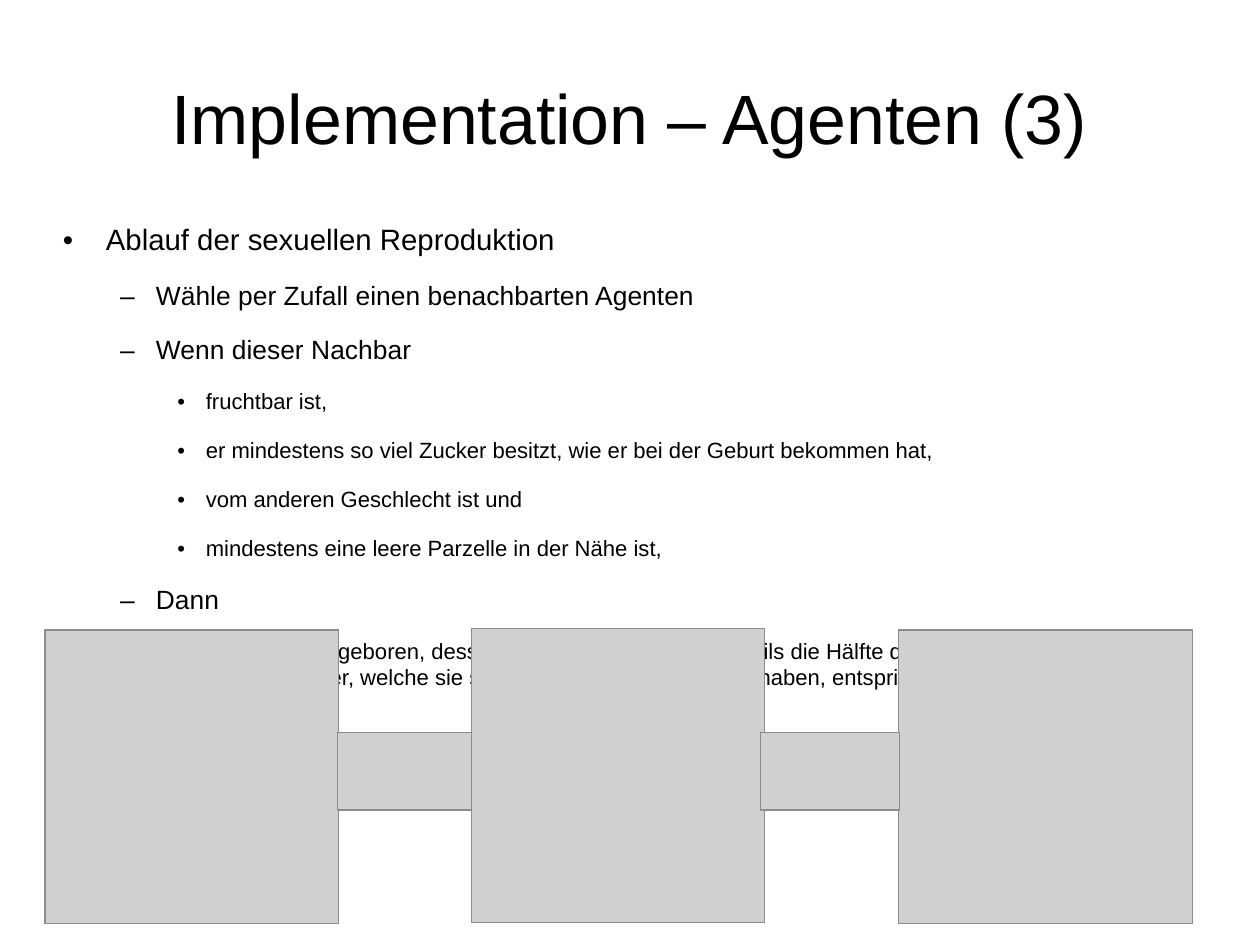
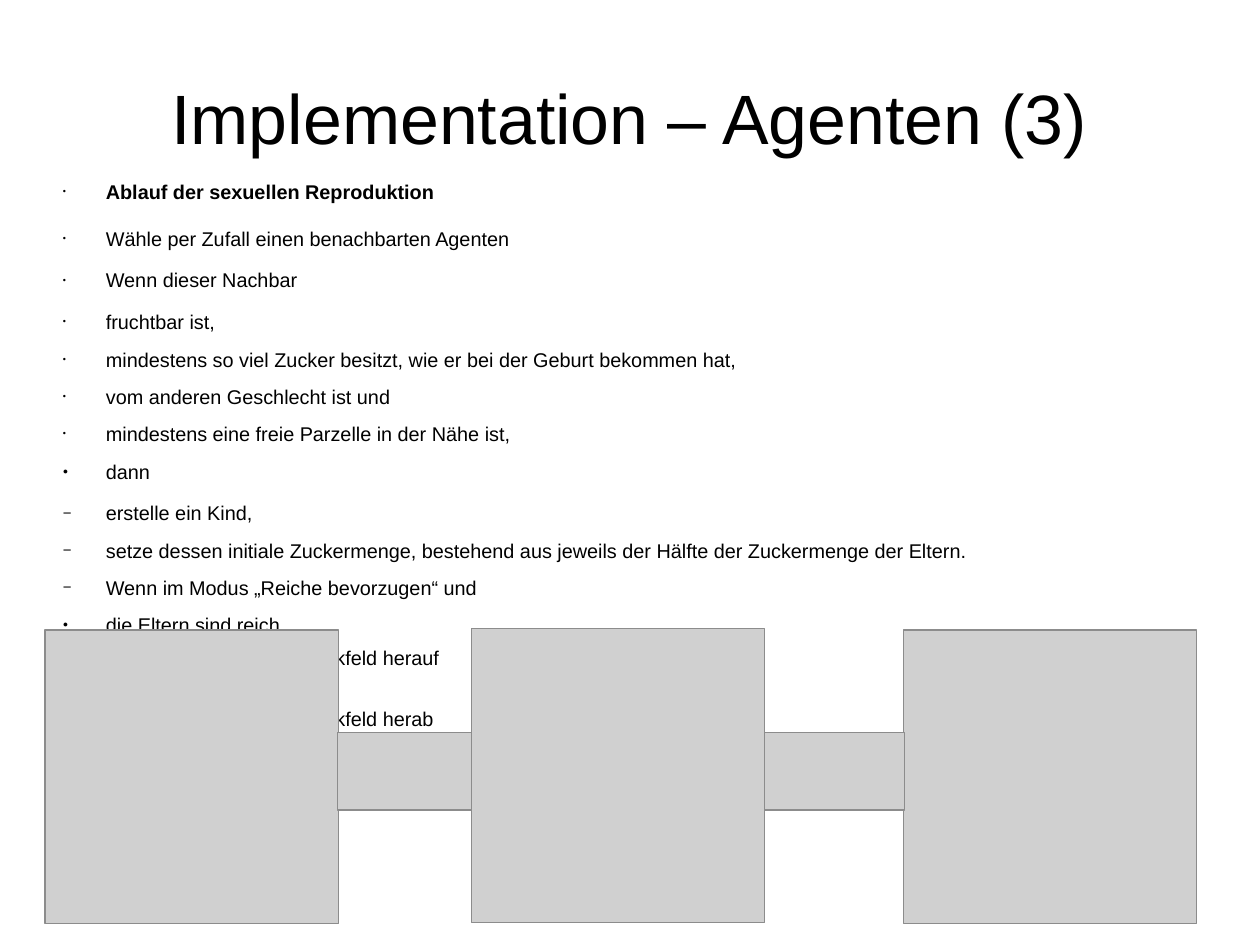
Before and after one commit to wsmirnow/Sugarscape, a slide deck: slide 8 of Presentation/Presentation.odp. Drawn at 1260x945 pixels with LibreOffice and Linux fonts; fonts in the diff are those of the drawing; grey boxes stand for pictures. Boxes give left, top, right and bottom in pixels: in the first picture for what was removed or moved away, otherwise in the second. Text is boxed around its words. In the diff, an @@ line names an element or a change of style, - is before the commit and + after.

```diff
--- a/Presentation/Presentation.odp
+++ b/Presentation/Presentation.odp
@@ text at bbox=[106, 184, 966, 731]: text changed; size 13.9 to 12.5 pt @@
-• Ablauf der sexuellen Reproduktion
-– Wähle per Zufall einen benachbarten Agenten
-– Wenn dieser Nachbar
-• fruchtbar ist,
-• er mindestens so viel Zucker besitzt, wie er bei der Geburt bekommen hat,
-• vom anderen Geschlecht ist und
-• mindestens eine leere Parzelle in der Nähe ist,
-– Dann
-• wird ein Kind geboren, dessen initiale Zuckermenge jeweils die Hälfte der Zuckermenge des Vaters und der Mutter, welche sie selbst zur Geburt bekommen haben, entspricht.
+• Ablauf der sexuellen Reproduktion
+  • Wähle per Zufall einen benachbarten Agenten
+  • Wenn dieser Nachbar
+    • fruchtbar ist,
+    • mindestens so viel Zucker besitzt, wie er bei der Geburt bekommen hat,
+    • vom anderen Geschlecht ist und
+    • mindestens eine freie Parzelle in der Nähe ist,
+  ● dann
+    − erstelle ein Kind,
+    − setze dessen initiale Zuckermenge, bestehend aus jeweils der Hälfte der Zuckermenge der Eltern.
+    − Wenn im Modus „Reiche bevorzugen“ und
+      ● die Eltern sind reich,
+        − setze Metabolismus + Blickfeld herauf
+      ● die Eltern sind arm,
+        − setze Metabolismus + Blickfeld herab
@@ picture: place and size @@
-picture at bbox=[899, 630, 1193, 924]
+picture at bbox=[903, 630, 1197, 924]
@@ picture: place and size @@
-picture at bbox=[760, 733, 900, 811]
+picture at bbox=[765, 733, 904, 811]
```
Also in this commit, not shown: 8 other slides changed, 1 other file.
